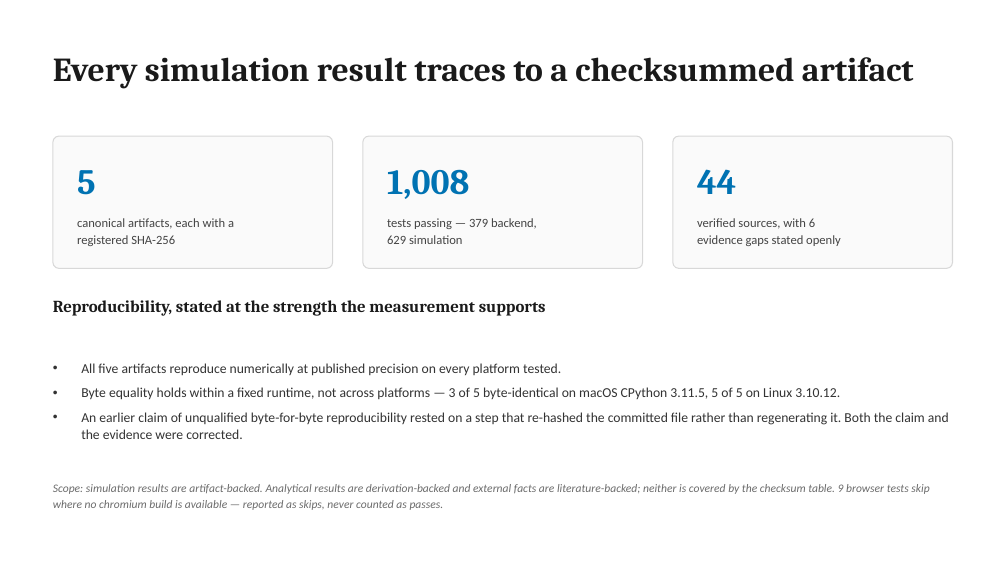
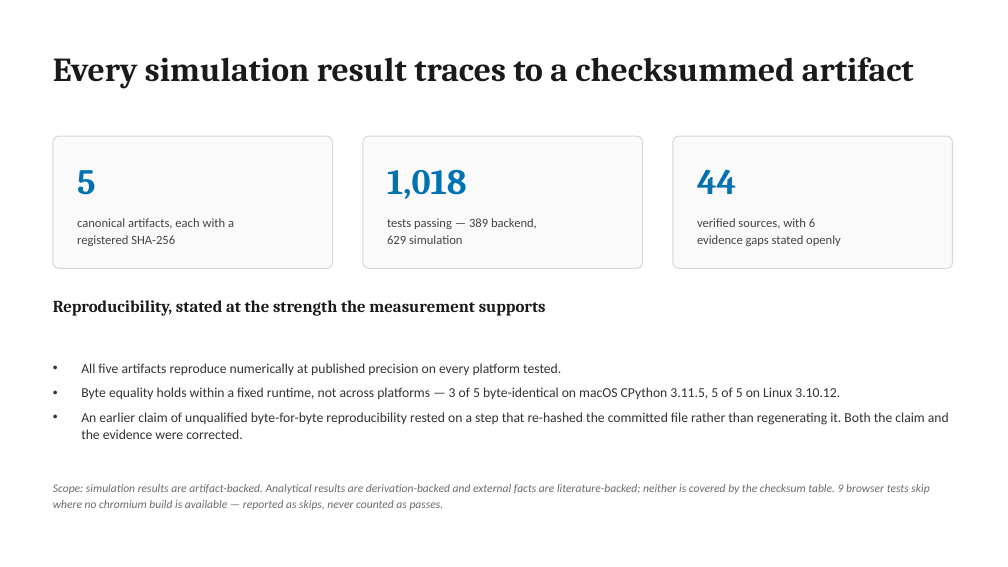
Before and after one commit to hoangle0919/sellerflow, a slide deck: slide 12 of research/publication/RBF_DECK.pptx. Drawn at 1008x567 pixels with LibreOffice and Linux fonts; fonts in the diff are those of the drawing. Boxes give left, top, right and bottom in pixels: in the first picture for what was removed or moved away, otherwise in the second. Text is boxed around its words. In the diff, an @@ line names an element or a change of style, - is before the commit and + after.

```diff
--- a/research/publication/RBF_DECK.pptx
+++ b/research/publication/RBF_DECK.pptx
@@ text at bbox=[387, 169, 467, 199]: text changed @@
-1,008
+1,018
@@ text at bbox=[387, 218, 537, 229]: text changed @@
-tests passing — 379 backend,
+tests passing — 389 backend,
```
Also in this commit, not shown: 6 other files.
